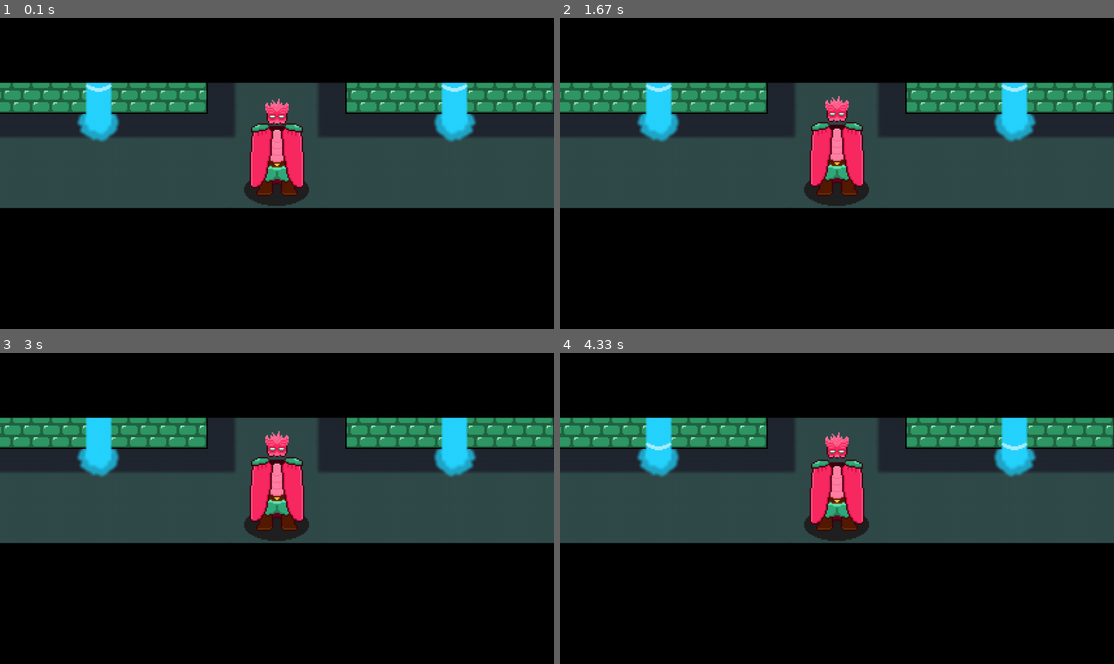
Above: before the commit, frames 1-4 (two rows, left to right).
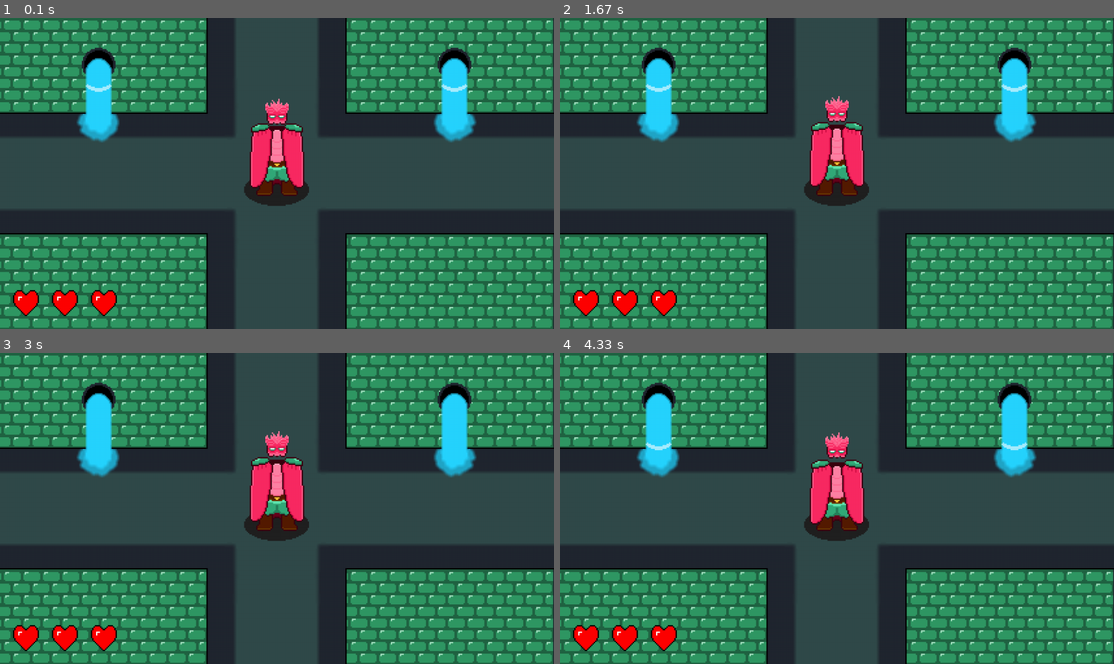
Above: after the commit, the same moments.

Repository: alessitomas/Insper-Pygame-Rythm
Game: pygame game, started from pygame/programa.py
Two runs of this game, one before a commit and one after it. Both use one fixed random seed, a clock stepped at 60 frames per second and the inputs below.
Inputs:
- Up to frame 1 (0.1 s): no input
- Up to frame 2 (1.67 s): tap D at 0.33 s
- Up to frame 3 (3 s): no input
- Up to frame 4 (4.33 s): no input

The runs differ from the first frame. In frame 1, 59% of the frame differs, in the area x 0-100%, y 0-100%; in frame 2, 59%; in frame 3, 59%; in frame 4, 59%.

Commit message:
jogável

Diff:
--- a/pygame/funcoes.py
+++ b/pygame/funcoes.py
@@ -55,6 +55,10 @@
         'swordleft': pygame.image.load('sprites/swordleft.png'),
         'swordright': pygame.image.load('sprites/swordright.png'),
 
+        'heart': pygame.image.load('sprites/heart.png'),
+        'heart_empty': pygame.image.load('sprites/heart_empty.png'),
+        'hearts_reference': pygame.image.load('sprites/hearts_reference.png'),
+
         'jooj': pygame.image.load('sprites/jooj.gif'),
 
         }
@@ -118,6 +122,8 @@
             'hits_right': [],
             'hits_left': [],
 
+            'health': 3
+
             }
 
     return loaded_states
--- a/pygame/programa.py
+++ b/pygame/programa.py
@@ -174,6 +174,7 @@
         assets['ouch'].play()
         state['synthsewers_up_inputs'].remove(state['synthsewers_up_inputs'][0])
     if state['life_state_up'] == 'damage':
+        state['health'] -= 1
         state['life_state_up'] = 'not_spawned'
     #Down
     if state['enemy_down_y'] <= 440:
@@ -182,6 +183,7 @@
         assets['ouch'].play()
         state['synthsewers_down_inputs'].remove(state['synthsewers_down_inputs'][0])
     if state['life_state_down'] == 'damage':
+        state['health'] -= 1
         state['life_state_down'] = 'not_spawned'
     #Right
     if state['enemy_right_x'] <= 687:
@@ -190,6 +192,7 @@
         assets['ouch'].play()
         state['synthsewers_right_inputs'].remove(state['synthsewers_right_inputs'][0])
     if state['life_state_right'] == 'damage':
+        state['health'] -= 1
         state['life_state_right'] = 'not_spawned'
     #Left
     if state['enemy_left_x'] >= 527:
@@ -198,6 +201,7 @@
         assets['ouch'].play()
         state['synthsewers_left_inputs'].remove(state['synthsewers_left_inputs'][0])
     if state['life_state_left'] == 'damage':
+        state['health'] -= 1
         state['life_state_left'] = 'not_spawned'
 
 
@@ -222,9 +226,9 @@
 
 
     #Dramatic Lines
-    if state['time_elapsed'] <= 14*60:
-        pygame.draw.rect(window, (0,0,0), (0,0,1280,150))
-        pygame.draw.rect(window, (0,0,0), (0,440,1280,280))
+    #if state['time_elapsed'] <= 14*60:
+    #    pygame.draw.rect(window, (0,0,0), (0,0,1280,150))
+    #    pygame.draw.rect(window, (0,0,0), (0,440,1280,280))
 
 
     #3, 2, 1, HIT IT!
@@ -244,6 +248,21 @@
         count_hit_it = window.blit(assets['hit_it'], (0, 0))
 
 
+    #Hearts
+    if state['health'] == 1:
+        heart_1 = window.blit(assets['heart'], (30, 630))
+        heart_2 = window.blit(assets['heart_empty'], (120, 630))
+        heart_3 = window.blit(assets['heart_empty'], (210, 630))
+    elif state['health'] == 2:
+        heart_1 = window.blit(assets['heart'], (30, 630))
+        heart_2 = window.blit(assets['heart'], (120, 630))
+        heart_3 = window.blit(assets['heart_empty'], (210, 630))
+    elif state['health'] == 3:
+        heart_1 = window.blit(assets['heart'], (30, 630))
+        heart_2 = window.blit(assets['heart'], (120, 630))
+        heart_3 = window.blit(assets['heart'], (210, 630))
+
+
     pygame.display.update()
 
 
@@ -287,6 +306,7 @@
 
     #Inputs
     for event in pygame.event.get():
+
 
         #Quit event
         if event.type == pygame.QUIT:
Binary file added: pygame/sprites/heart.png
Binary file added: pygame/sprites/heart_empty.png
Binary file added: pygame/sprites/hearts_reference.png
Not shown, added: pygame/sprites/heart.aseprite
Not shown, changed: pygame/sprites/protag.aseprite
